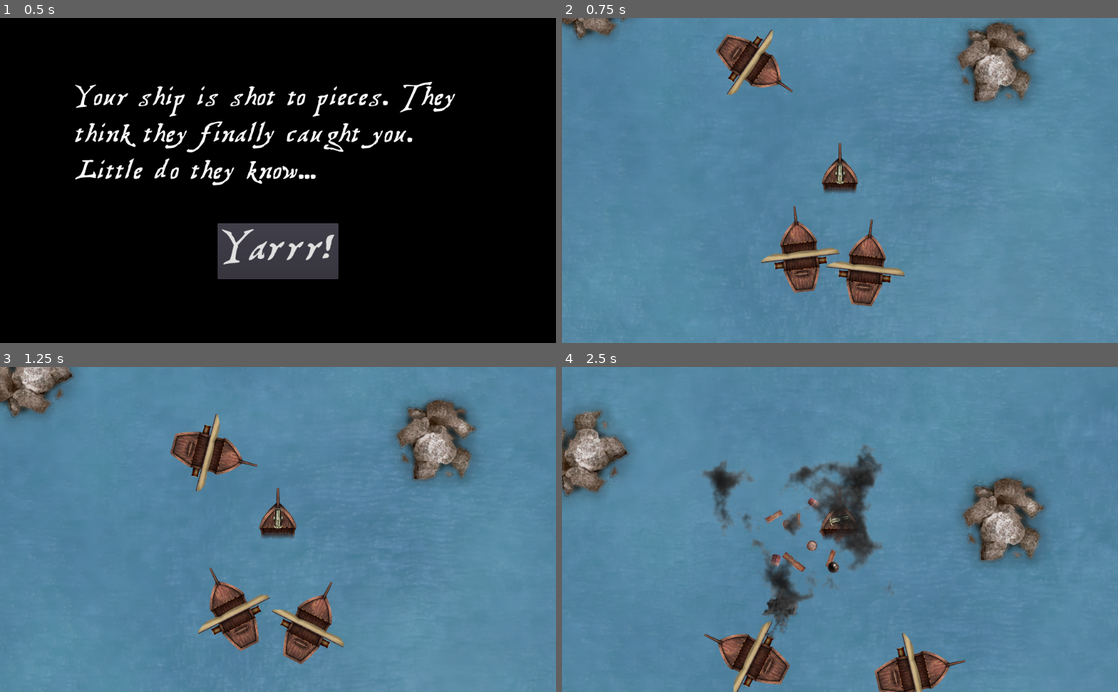
Above: before the commit, frames 1-4 (two rows, left to right).
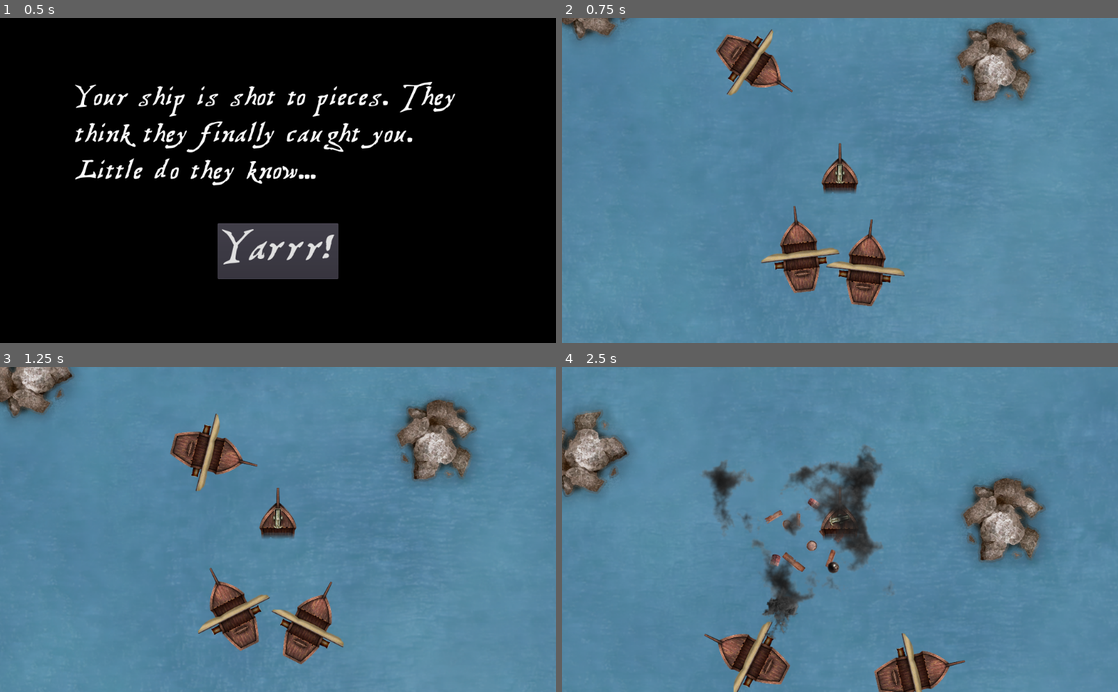
Above: after the commit, the same moments.

Repository: HedgeLizards/grappling
Game: Godot game, scene res://scenes/Menu.tscn
The game is run twice, just before and just after one commit, with the same random seed, the same clock (stepped at 60 frames per second) and the same inputs. Sound files missing from this copy of the repository are replaced by a short silence.
Inputs (mouse positions are in pixels of both pictures, inside the frame that each line leads up to):
- Up to frame 1 (0.5 s): no input
- Up to frame 2 (0.75 s): click "Yarrr!" at 0.5 s
- Up to frame 3 (1.25 s): no input
- Up to frame 4 (2.5 s): move the mouse to (962, 513) at 1.27 s; hold D (right) 1.28-2.03 s; tap X (slow) at 1.35, 2.1 s; click (962, 513) at 1.42 s; move the mouse to (728, 545) at 2.02 s; hold Down (down) from 2.03 s (still down); click (728, 545) at 2.17 s

Frame 1 is identical in both runs. In frame 2, 0.2% of the frame differs, in the area x 2-85%, y 0-89%; in frame 3, 0.1%; in frame 4, 0.3%, in the area x 2-86%, y 14-100%.

Commit message:
Scale rocks' collision polygons the right way

Diff:
--- a/project.godot
+++ b/project.godot
@@ -97,7 +97,6 @@
 
 quality/driver/driver_name="GLES2"
 quality/intended_usage/framebuffer_allocation=1
-2d/snapping/use_gpu_pixel_snap=true
 vram_compression/import_etc=true
 vram_compression/import_etc2=false
 environment/default_clear_color=Color( 0, 0, 0, 1 )
--- a/scenes/Rock2_large.tscn
+++ /dev/null
@@ -1,14 +0,0 @@
-[gd_scene load_steps=2 format=2]
-
-[ext_resource path="res://assets/rocks/rock2_1.png" type="Texture" id=1]
-
-[node name="Rock2" type="StaticBody2D"]
-collision_layer = 11
-collision_mask = 0
-
-[node name="CollisionPolygon2D" type="CollisionPolygon2D" parent="."]
-polygon = PoolVector2Array( -148, -162, 37, -251, 215, -60, 269, 29, 112, 209, -5, 241, -146, 131, -193, 54, -213, -73 )
-
-[node name="Sprite" type="Sprite" parent="."]
-scale = Vector2( 1.8, 1.8 )
-texture = ExtResource( 1 )
--- a/scenes/Rock_large.tscn
+++ /dev/null
@@ -1,14 +0,0 @@
-[gd_scene load_steps=2 format=2]
-
-[ext_resource path="res://assets/rocks/rock1_1.png" type="Texture" id=1]
-
-[node name="Rock" type="StaticBody2D"]
-collision_layer = 11
-collision_mask = 0
-
-[node name="CollisionPolygon2D" type="CollisionPolygon2D" parent="."]
-polygon = PoolVector2Array( -137, -237, 149, -211, 234, 63, 148, 215, -50, 245, -133, 223, -247, 48 )
-
-[node name="Sprite" type="Sprite" parent="."]
-scale = Vector2( 1.8, 1.8 )
-texture = ExtResource( 1 )
--- a/scripts/Environment.gd
+++ b/scripts/Environment.gd
@@ -5,12 +5,7 @@
 # var a = 2
 export var nrocks = 200
 
-const Rocks = [
-	preload("res://scenes/Rock.tscn"),
-	preload("res://scenes/Rock2.tscn"),
-	preload("res://scenes/Rock_large.tscn"),
-	preload("res://scenes/Rock2_large.tscn")
-]
+const Rocks = [preload("res://scenes/Rock.tscn"),preload("res://scenes/Rock2.tscn")]
 const Ship = preload("res://scenes/Ship.tscn")
 const Edge = preload("res://scenes/Edge.tscn")
 const edge_segment_width = 2000
@@ -28,8 +23,8 @@
 		rock.position.x = rand_range(xmin, xmax)
 		rock.position.y = rand_range(ymin, ymax)
 		rock.rotation = rand_range(-PI, PI)
-		# var rscale = rand_range(0.6, 2)
-		# rock.scale *= rscale
+		var rscale = rand_range(0.6, 2)
+		rock.scale *= rscale
 
 		add_child(rock)
 	for x in range(xmin+edge_segment_width/2, xmax, edge_segment_width):
--- a/scripts/Hook.gd
+++ b/scripts/Hook.gd
@@ -77,7 +77,12 @@
 				player.angle = points[0].angle_to_point(points[1])
 				player.target = position + points[1]
 
-				polygon = Transform2D(collider.rotation, collider.position).xform(collider.get_node("CollisionPolygon2D").polygon)
+				polygon = collider.get_node("CollisionPolygon2D").polygon
+
+				for i in polygon.size():
+					polygon[i] *= collider.scale
+
+				polygon = Transform2D(collider.rotation, collider.position).xform(polygon)
 
 				var previous_vertex = polygon[polygon.size() - 1]
 				var min_distance = INF
@@ -126,7 +131,12 @@
 			player.angle = points[0].angle_to_point(points[1])
 			player.target = position + points[1]
 
-			polygon = Transform2D(collider.rotation, collider.position).xform(collider.get_node("CollisionPolygon2D").polygon)
+			polygon = collider.get_node("CollisionPolygon2D").polygon
+
+			for i in polygon.size():
+				polygon[i] *= collider.scale
+
+			polygon = Transform2D(collider.rotation, collider.position).xform(polygon)
 
 			var previous_vertex = polygon[polygon.size() - 1]
 			var min_distance = INF
